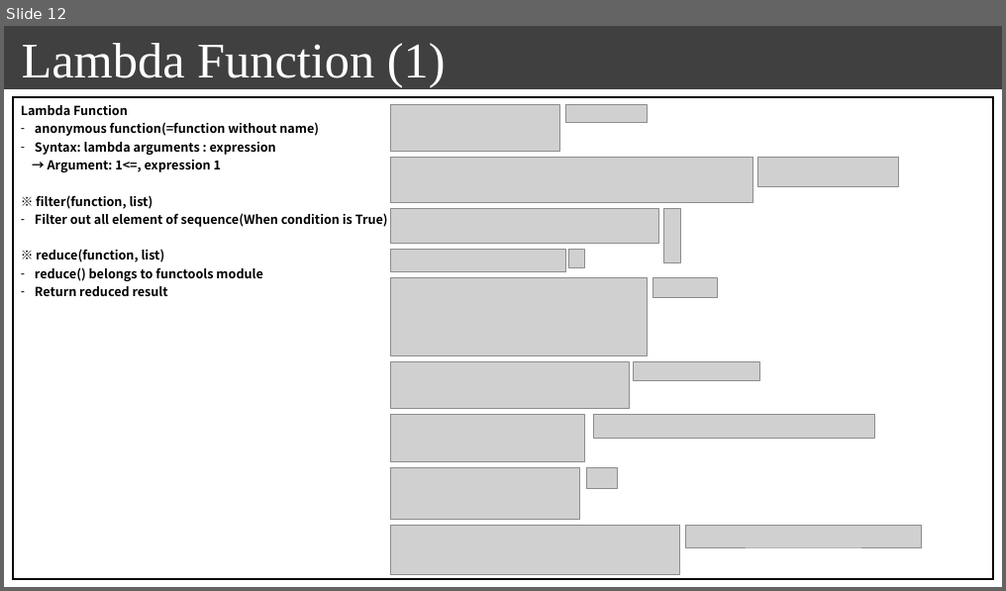
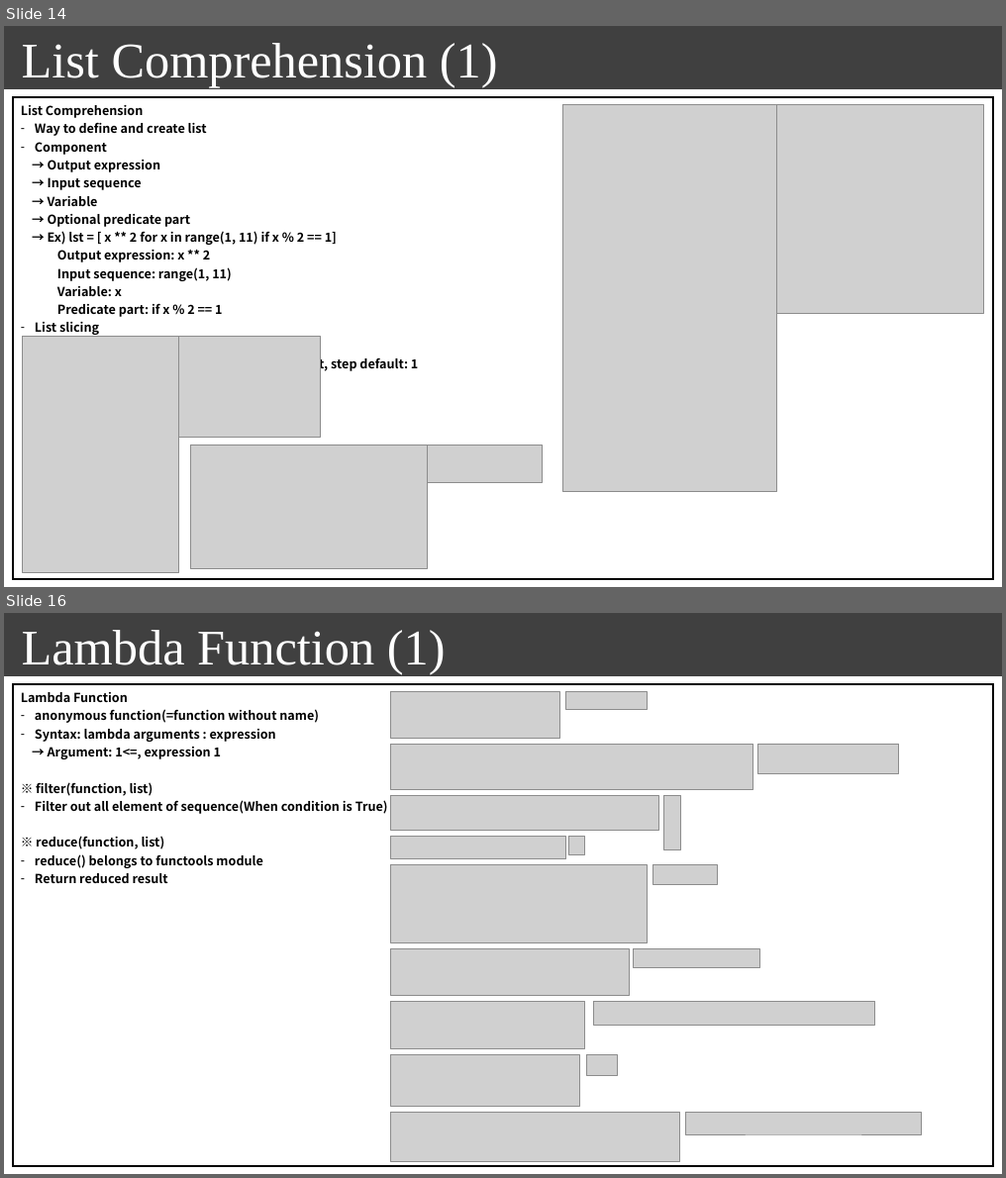
Before and after one commit to seonghokim/Study, a slide deck: Study Material/everything in python.pptx. Shown one above the other, each under a label of ours: slide 12 before the commit, slides 14 and 16 after it; the slides between them are not shown. The pictures are 1006x591 and 1006x1178 pixels, drawn with LibreOffice and Linux fonts; fonts in the diff are those of the drawing; grey boxes stand for pictures; background and template pictures are left out. Boxes give left, top, right and bottom in pixels: in the first picture for what was removed or moved away, otherwise in the second. Text is boxed around its words. In the diff, an @@ line names an element or a change of style, - is before the commit and + after.

```diff
--- a/Study Material/everything in python.pptx
+++ b/Study Material/everything in python.pptx
@@ slide 14 added at bbox=[4, 26, 1002, 587], background #FFFFFF; not listed: 1 template element that a slide beside it also shows @@
@@ text added at bbox=[22, 43, 498, 87], 48 pt, text #FFFFFF @@
+List Comprehension (1)
@@ table added at bbox=[13, 98, 994, 579], 1 rows, 1 columns @@
+List Comprehension / Way to define and create list / Component / → Output expression / → Input sequence / → Variable / → Optional predicate part / → Ex) lst = [ x ** 2 for x in range(1, 11) if x % 2 == 1] / Output expression: x ** 2 / Input sequence: range(1, 11) / Variable: x / Predicate part: if x % 2 == 1 / List slicing / → Syntax: [start : stop : steps] / - start default: 0, stop default: last index of list, step default: 1
@@ picture added at bbox=[563, 104, 776, 491] @@
@@ picture added at bbox=[776, 104, 984, 313] @@
@@ picture added at bbox=[23, 337, 179, 573] @@
@@ picture added at bbox=[179, 337, 321, 438] @@
@@ picture added at bbox=[190, 445, 427, 569] @@
@@ picture added at bbox=[427, 445, 543, 482] @@
@@ what was slide 12 is now slide 16 @@
```
Also in this commit, not shown: 2 slides changed, 3 other slides added, 1 other file.
